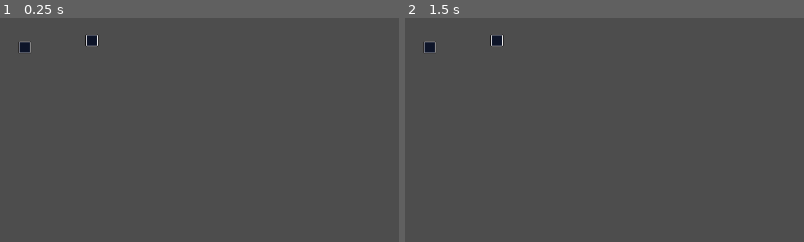
Above: before the commit, frames 1-2 (left to right).
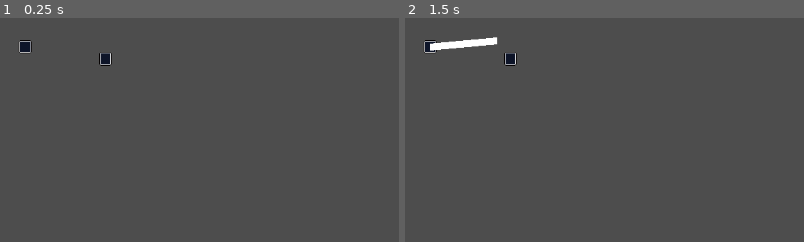
Above: after the commit, the same moments.

Repository: Limit-sest/wiretap
Game: Godot game, scene res://wire.tscn
Two runs of this game, one before a commit and one after it. Both use one fixed random seed, a clock stepped at 60 frames per second and the inputs below. This scene is started directly instead of the project's main scene.
Inputs (mouse positions are % of the whole screen's width and height, from its top left):
- Up to frame 1 (0.25 s): no input
- Up to frame 2 (1.5 s): tap Enter at 0.5 s; move the mouse to (3, 7) at 0.52 s; hold Right 0.53-1.28 s; tap Alt at 0.6 s; click (3, 7) at 0.67 s; tap Space at 1.25 s; move the mouse to (12, 5) at 1.27 s; hold Down from 1.28 s (still down); tap Shift at 1.35 s; click (12, 5) at 1.42 s
The pictures show only the part of the screen within x 0-50%, y 0-50%; the shares and areas given below are measured in that part.

The runs differ from the first frame. In frame 1, 0.4% of the frame differs, in the area x 4-29%, y 7-22%; in frame 2, 0.9%.

Commit message:
Make wire dragging work

Diff:
--- a/scripts/wire.gd
+++ b/scripts/wire.gd
@@ -12,8 +12,21 @@
 		if event.button_index == MOUSE_BUTTON_LEFT or event.button_index == MOUSE_BUTTON_RIGHT:
 			var space_state = get_world_2d().direct_space_state
 			var query = PhysicsPointQueryParameters2D.new()
-			#is_drawing = false
-			#line.clear_points()
+			query.position = get_global_mouse_position()
+			query.collide_with_areas = true
+			query.collision_mask = 2 # ports layer
+
+			var result = space_state.intersect_point(query)
+			if not result.is_empty():
+				var target_port = result[0].collider
+				if target_port.is_in_group("ports") and target_port != start_port:
+					line.set_point_position(2, line.to_local(target_port.global_position))
+					is_drawing = false
+					start_port = null
+			else:
+				is_drawing = false
+				line.clear_points()
+				start_port = null
 
 func _process(delta):
 	if is_drawing:
@@ -25,17 +38,9 @@
 			if not is_drawing:
 				is_drawing = true
 				start_port = node
+				line.clear_points()
 				line.add_point(line.to_local(node.global_position))
 				line.add_point(line.to_local(get_global_mouse_position()))
-			else:
-				if start_port == node:
-					is_drawing = false
-					line.clear_points()
-				else:
-					line.set_point_position(1, line.to_local(node.global_position))
-					is_drawing = false
-					start_port = null
-
 
 func _on_port_1_input_event(viewport: Node, event: InputEvent, shape_idx: int) -> void:
 	handle_port_click(event, port1)
--- a/wire.tscn
+++ b/wire.tscn
@@ -18,18 +18,16 @@
 collision_layer = 2
 
 [node name="CollisionShape2D" type="CollisionShape2D" parent="Port1"]
-position = Vector2(-0.5, 0.5)
 shape = SubResource("RectangleShape2D_bdjww")
 
 [node name="6" type="Sprite2D" parent="Port1/CollisionShape2D"]
-position = Vector2(-0.5, 0.5)
 texture = ExtResource("1_xe2i4")
 
 [node name="Port2" type="Area2D" parent="." groups=["ports"]]
+position = Vector2(116, 17)
 collision_layer = 2
 
 [node name="CollisionShape2D" type="CollisionShape2D" parent="Port2"]
-position = Vector2(96.5, -9.5)
 shape = SubResource("RectangleShape2D_qj5kq")
 
 [node name="6" type="Sprite2D" parent="Port2/CollisionShape2D"]
